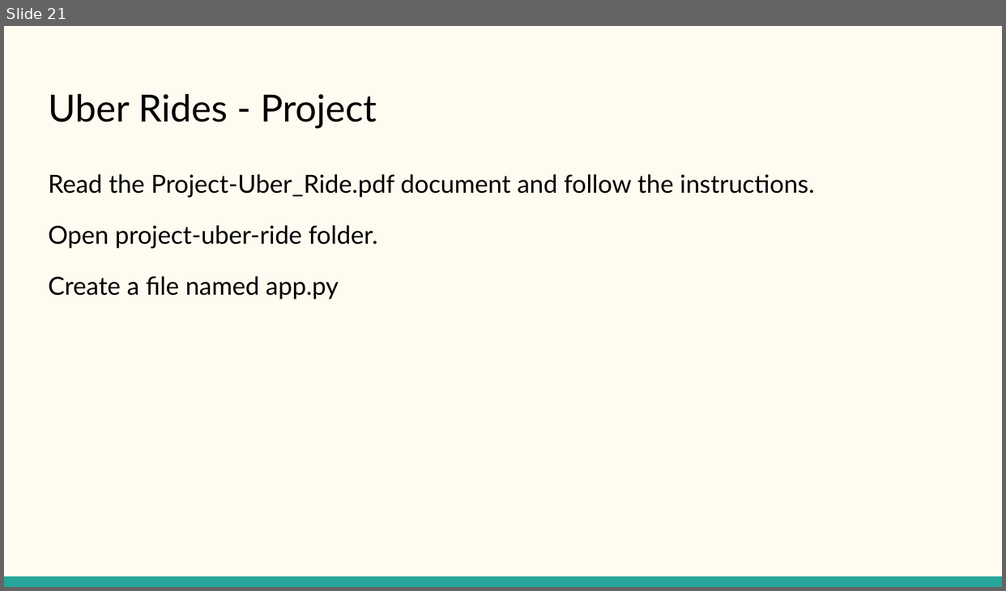
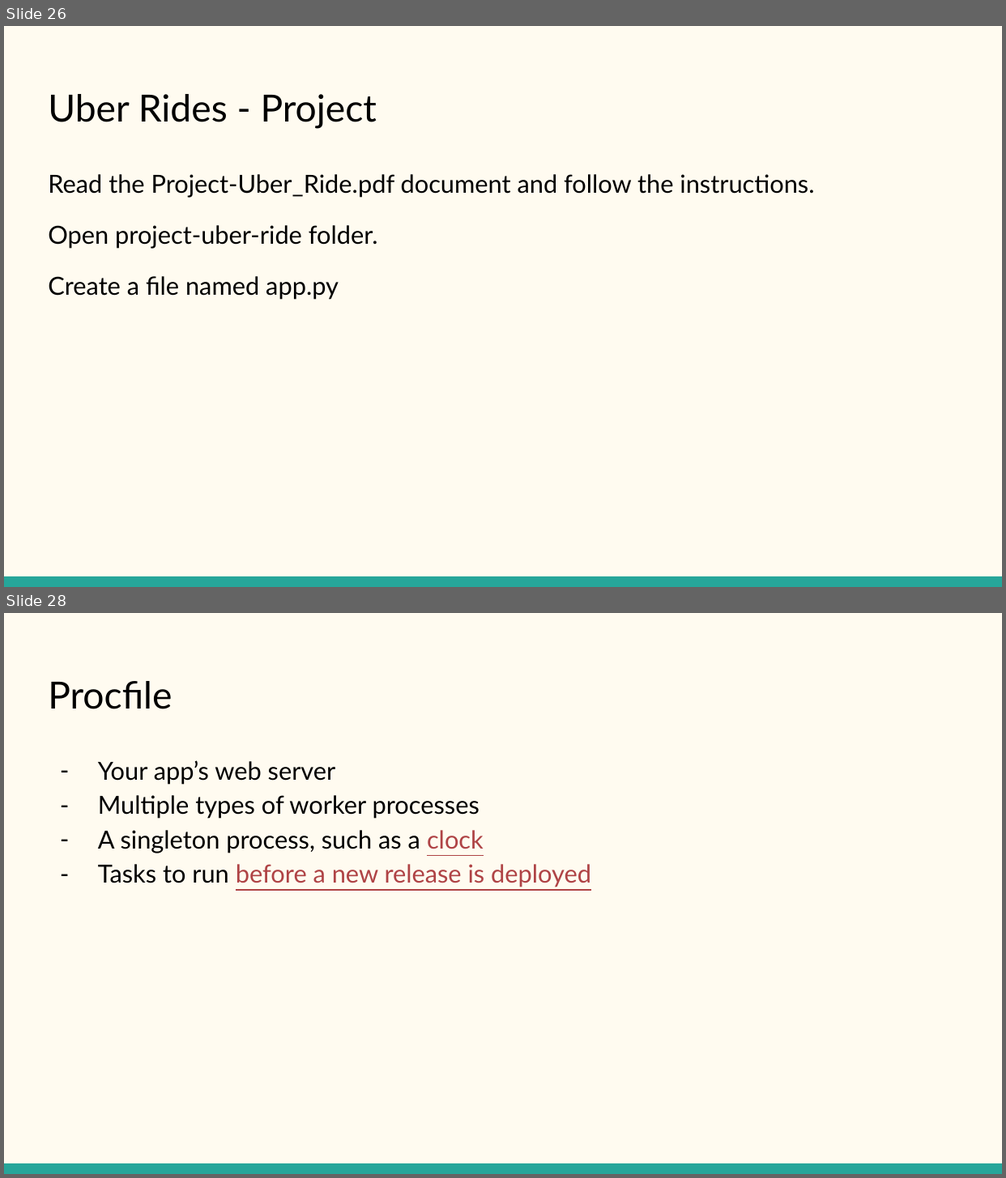
Before and after one commit to KritikaVersha/Plotly_Dash_Training, a slide deck: plotly-dash-training/Python with Plotly and Dash.pptx. Shown one above the other, each under a label of ours: slide 21 before the commit, slides 26 and 28 after it; the slides between them are not shown. The pictures are 1006x591 and 1006x1178 pixels, drawn with LibreOffice and Linux fonts; fonts in the diff are those of the drawing. Boxes give left, top, right and bottom in pixels: in the first picture for what was removed or moved away, otherwise in the second. Text is boxed around its words. In the diff, an @@ line names an element or a change of style, - is before the commit and + after.

```diff
--- a/plotly-dash-training/Python with Plotly and Dash.pptx
+++ b/plotly-dash-training/Python with Plotly and Dash.pptx
@@ slide 28 added at [4, 613, 1002, 1174], background #FFFBF0; not listed: 1 template element that a slide beside it also shows @@
@@ title added at [48, 681, 172, 709], 27 pt, text #000000 @@
+Procfile
@@ text added at [98, 760, 591, 888], 18 pt, text #000000 @@
+– Your app’s web server
+– Multiple types of worker processes
+– A singleton process, such as a clock
+– Tasks to run before a new release is deployed
@@ what was slide 21 is now slide 26 @@
```
Also in this commit, not shown: 3 slides changed, 2 other slides added.
